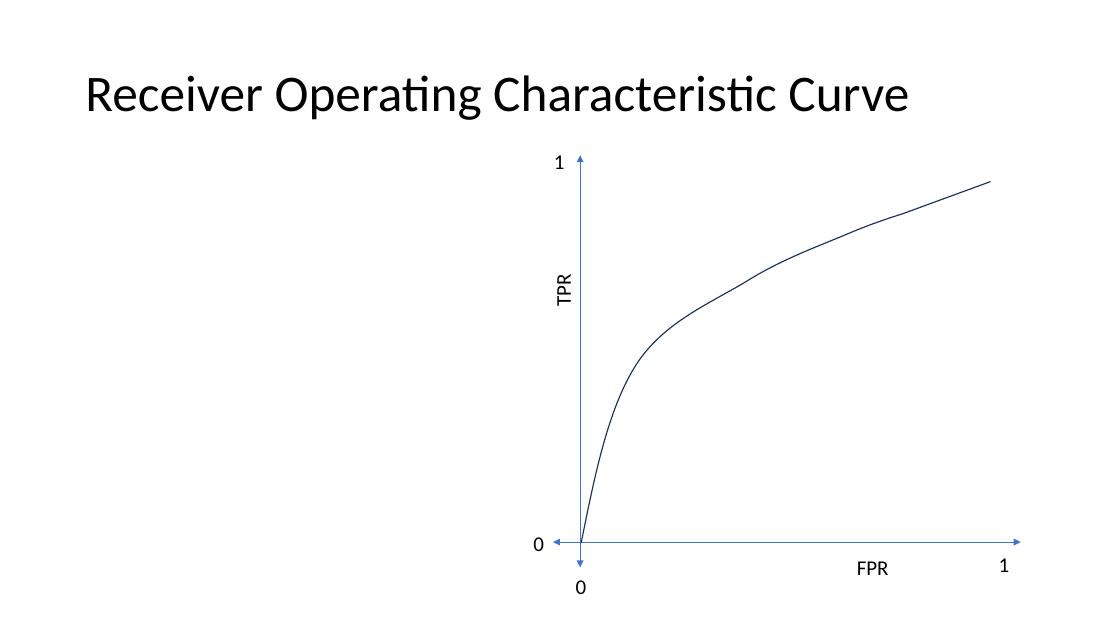
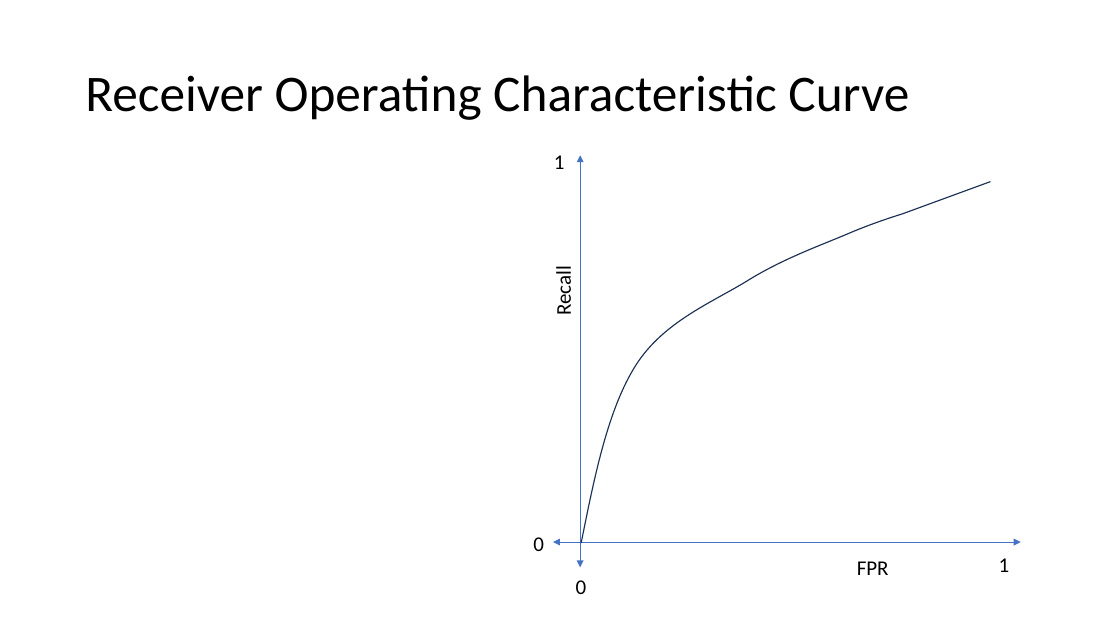
Before and after one commit to meenakshsundaram/AIML, a slide deck: slide 27 of DecisionTrees/DecisionTrees.pptx. Drawn at 1120x630 pixels with LibreOffice and Linux fonts; fonts in the diff are those of the drawing; grey boxes stand for pictures. Boxes give left, top, right and bottom in pixels: in the first picture for what was removed or moved away, otherwise in the second. Text is boxed around its words. In the diff, an @@ line names an element or a change of style, - is before the commit and + after.

```diff
--- a/DecisionTrees/DecisionTrees.pptx
+++ b/DecisionTrees/DecisionTrees.pptx
@@ text at <box>551,271,577,314</box>: text changed @@
-TPR
+Recall
```
Also in this commit, not shown: 1 slide added.
